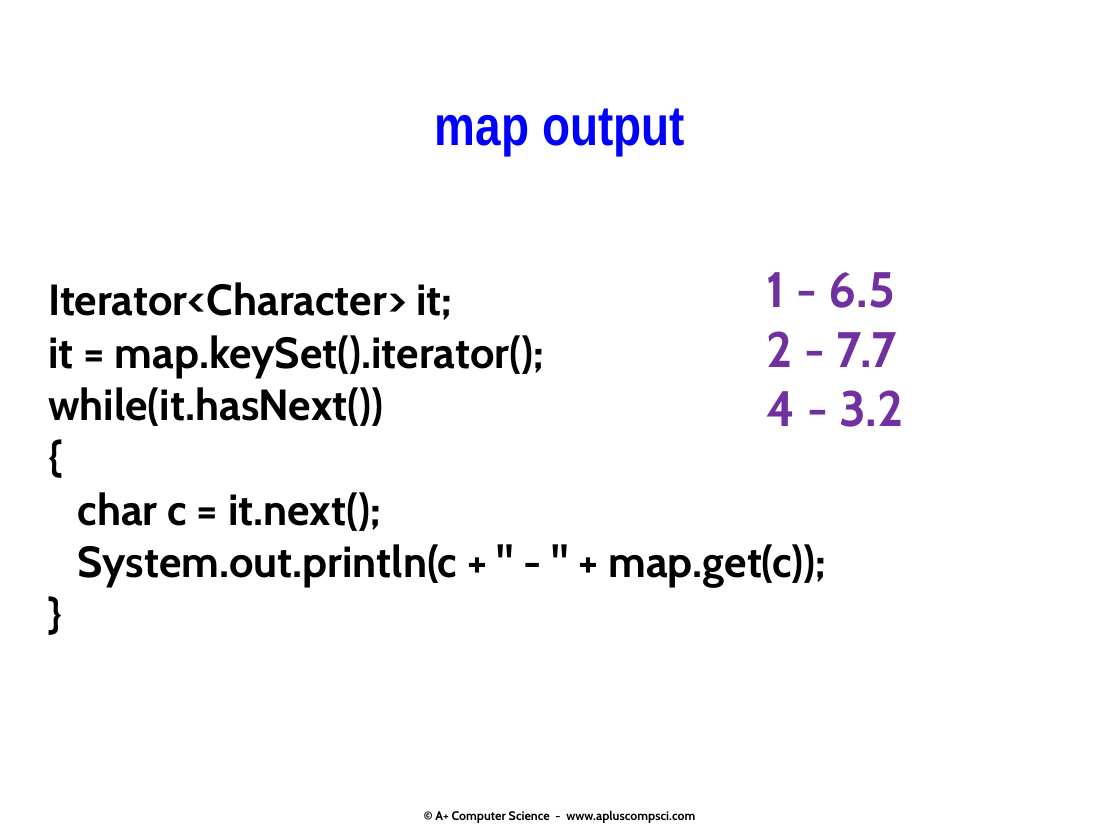
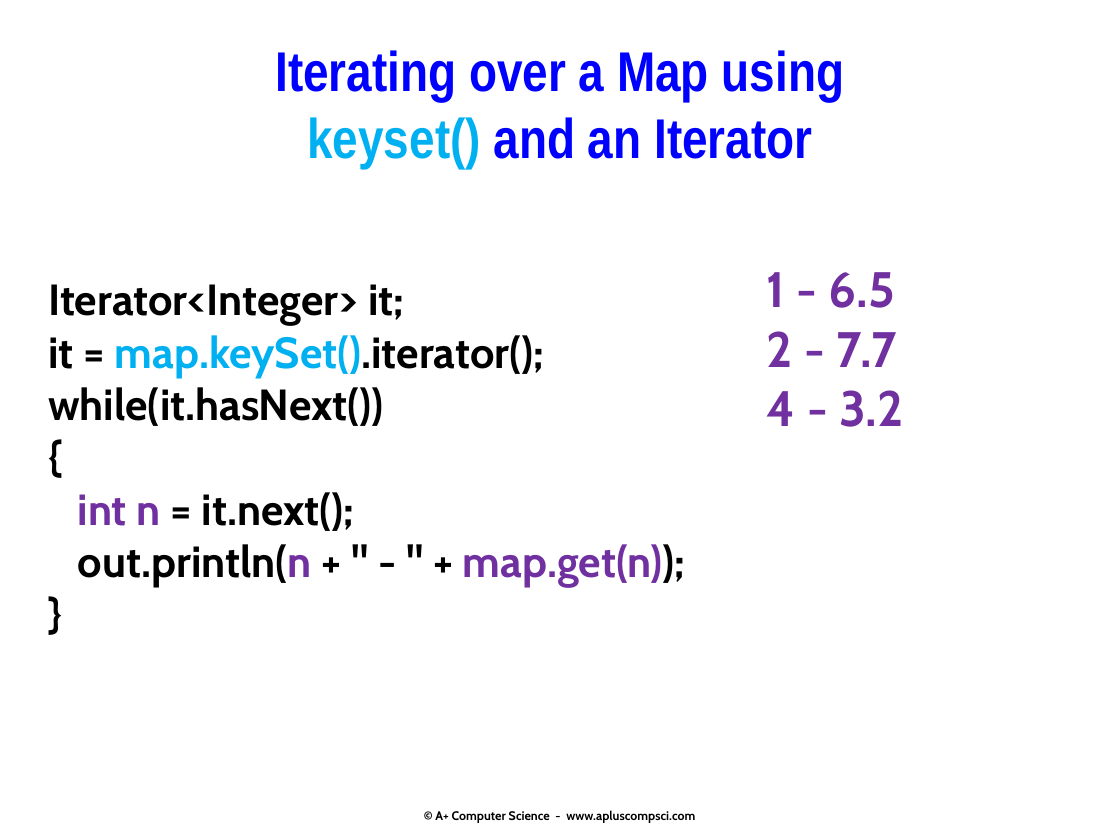
Before and after one commit to Cy-FairCS/cs3, a slide deck: slide 20 of u05b_maps/notes/8.maps.pptx (slide 21 before the commit). Drawn at 1120x840 pixels with LibreOffice and Linux fonts; fonts in the diff are those of the drawing. Boxes give left, top, right and bottom in pixels: in the first picture for what was removed or moved away, otherwise in the second. Text is boxed around its words. In the diff, an @@ line names an element or a change of style, - is before the commit and + after.

```diff
--- a/u05b_maps/notes/8.maps.pptx
+++ b/u05b_maps/notes/8.maps.pptx
@@ text at (x1=275, y1=50, x2=844, y2=168): text changed @@
-map output
+Iterating over a Map using
+keyset() and an Iterator
@@ text at (x1=48, y1=284, x2=404, y2=326): text changed @@
-Iterator<Character> it;
+Iterator<Integer> it;
@@ text at (x1=48, y1=335, x2=545, y2=378): text colour #000000 to #00B0F0 in "map.keySet().iterator();" @@
@@ text at (x1=78, y1=492, x2=685, y2=587): text changed @@
-char c = it.next();
-System.out.println(c + " - " + map.get(c));
+int n = it.next();
+out.println(n + " - " + map.get(n));
```
Also in this commit, not shown: 10 other slides changed, 9 slides added, 6 slides removed, 1 other file.
